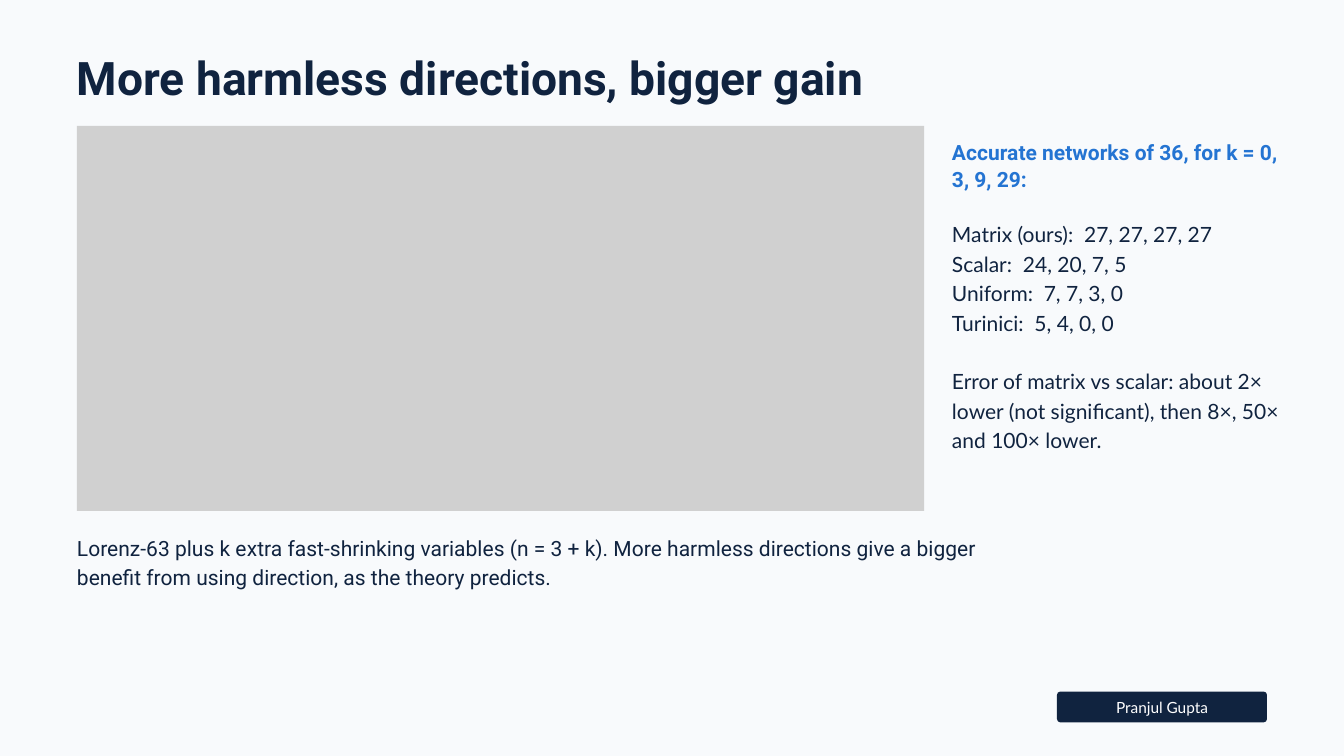
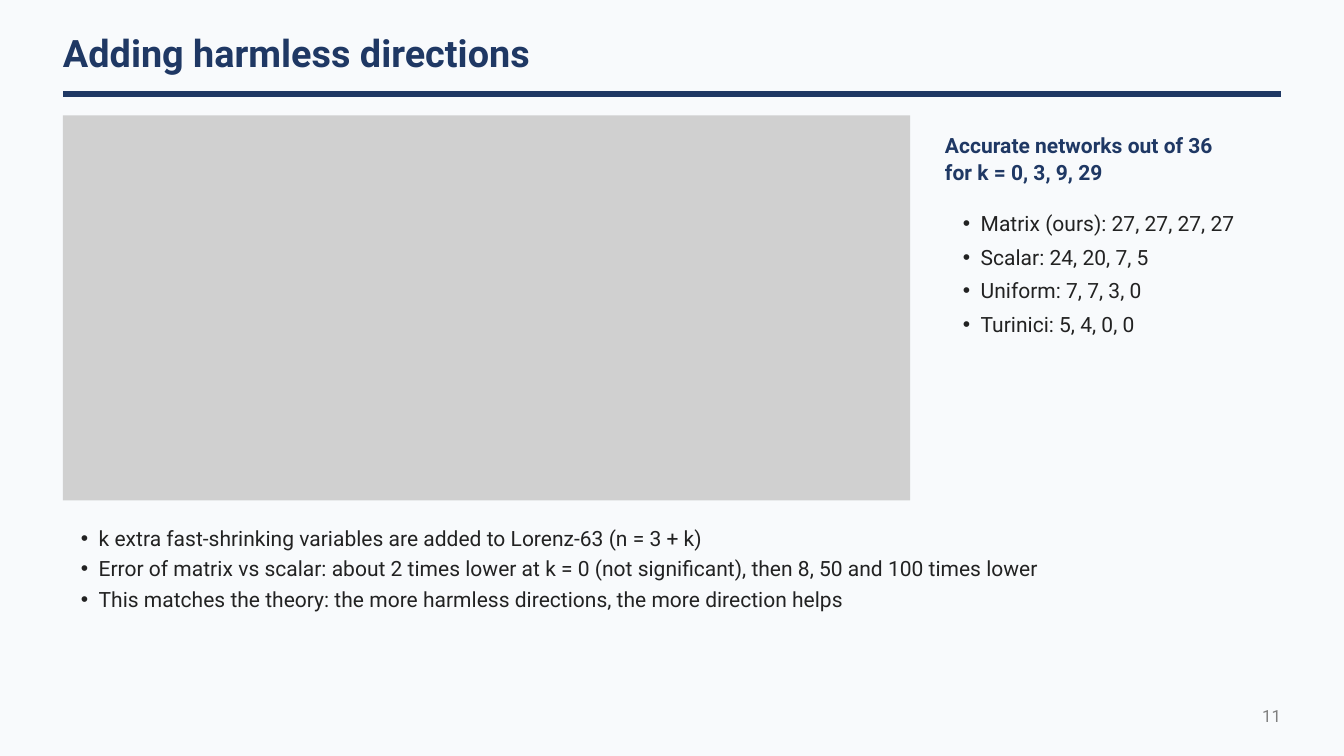
Before and after one commit to ChandraguptSharma07/directional_pinn, a slide deck: slide 11 of matrix_weighting/docs/slides/presentation.pptx. Drawn at 1344x756 pixels with LibreOffice and Linux fonts; fonts in the diff are those of the drawing; grey boxes stand for pictures. Boxes give left, top, right and bottom in pixels: in the first picture for what was removed or moved away, otherwise in the second. Text is boxed around its words. In the diff, an @@ line names an element or a change of style, - is before the commit and + after.

```diff
--- a/matrix_weighting/docs/slides/presentation.pptx
+++ b/matrix_weighting/docs/slides/presentation.pptx
@@ text at bbox=[63, 38, 530, 75]: text changed; size 49.5 to 40.5 pt; text colour #10233F to #1F3864 @@
-More harmless directions, bigger gain
+Adding harmless directions
@@ picture: place and size @@
-picture at bbox=[77, 126, 924, 511]
+picture at bbox=[63, 116, 910, 501]
@@ freeform shape added at bbox=[63, 91, 1281, 96], fill #1F3864 @@
@@ text at bbox=[945, 137, 1212, 184]: text changed; text colour #2474D2 to #1F3864 @@
-Accurate networks of 36, for k = 0, 3, 9, 29:
+Accurate networks out of 36
+for k = 0, 3, 9, 29
@@ text "Matrix (ours): 27, 27, 27, ...": place and size @@
-text "Matrix (ours): 27, 27, 27, ..." at bbox=[952, 226, 1279, 448]
+text "Matrix (ours): 27, 27, 27, ..." at bbox=[981, 214, 1235, 335]
@@ text "Matrix (ours): 27, 27, 27, ..." at bbox=[981, 214, 1235, 335]: font Lato to Roboto, text colour #10233F to #222222; bullet none to •; list level 1 to 2 in "Matrix (ours): 27, 27, 27, ..."; line spacing 31.5pt to 36pt; list level 1 to 2 in "Scalar: 24, 20, 7, 5"; list level 1 to 2 in "Uniform: 7, 7, 3, 0"; list level 1 to 2 in "Turinici: 5, 4, 0, 0" @@
@@ text at bbox=[952, 373, 1279, 448]: paragraph removed @@
-Error of matrix vs scalar: about 2× lower (not significant), then 8×, 50× and 100× lower.
@@ text removed at bbox=[77, 539, 976, 590] @@
-Lorenz-63 plus k extra fast-shrinking variables (n = 3 + k). More harmless directions give a bigger benefit from using direction, as the theory predicts.
@@ text added at bbox=[99, 529, 1037, 612], 22.5 pt, text #222222 @@
+  • k extra fast-shrinking variables are added to Lorenz-63 (n = 3 + k)
+  • Error of matrix vs scalar: about 2 times lower at k = 0 (not significant), then 8, 50 and 100 times lower
+  • This matches the theory: the more harmless directions, the more direction helps
@@ freeform shape removed at bbox=[1057, 691, 1267, 722] @@
@@ text removed at bbox=[1116, 701, 1208, 716] @@
-Pranjul Gupta
@@ text added at bbox=[1262, 710, 1281, 722], 18 pt, text #7F7F7F @@
+11
```
Also in this commit, not shown: 11 other slides changed, 1 slide added, 2 other files.
